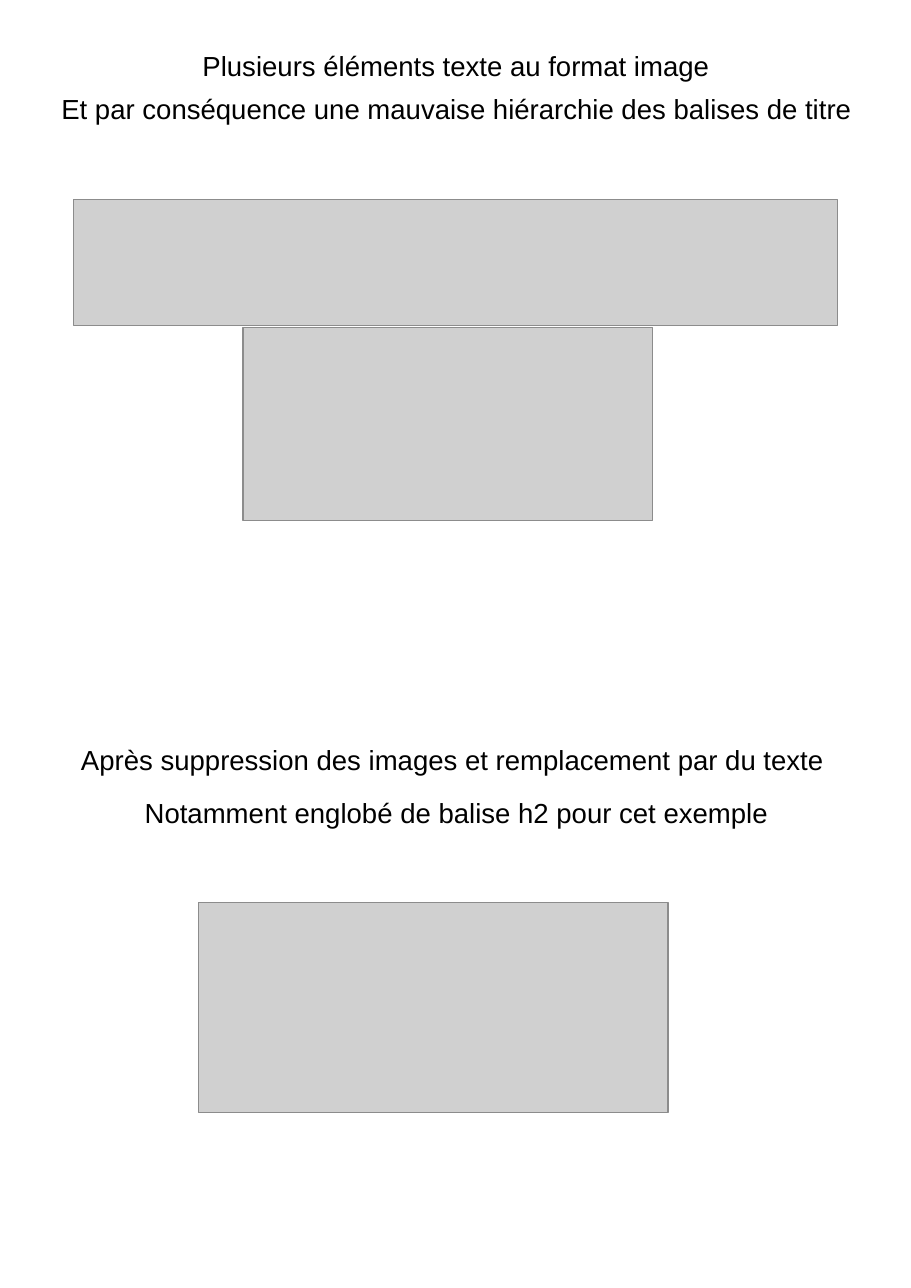
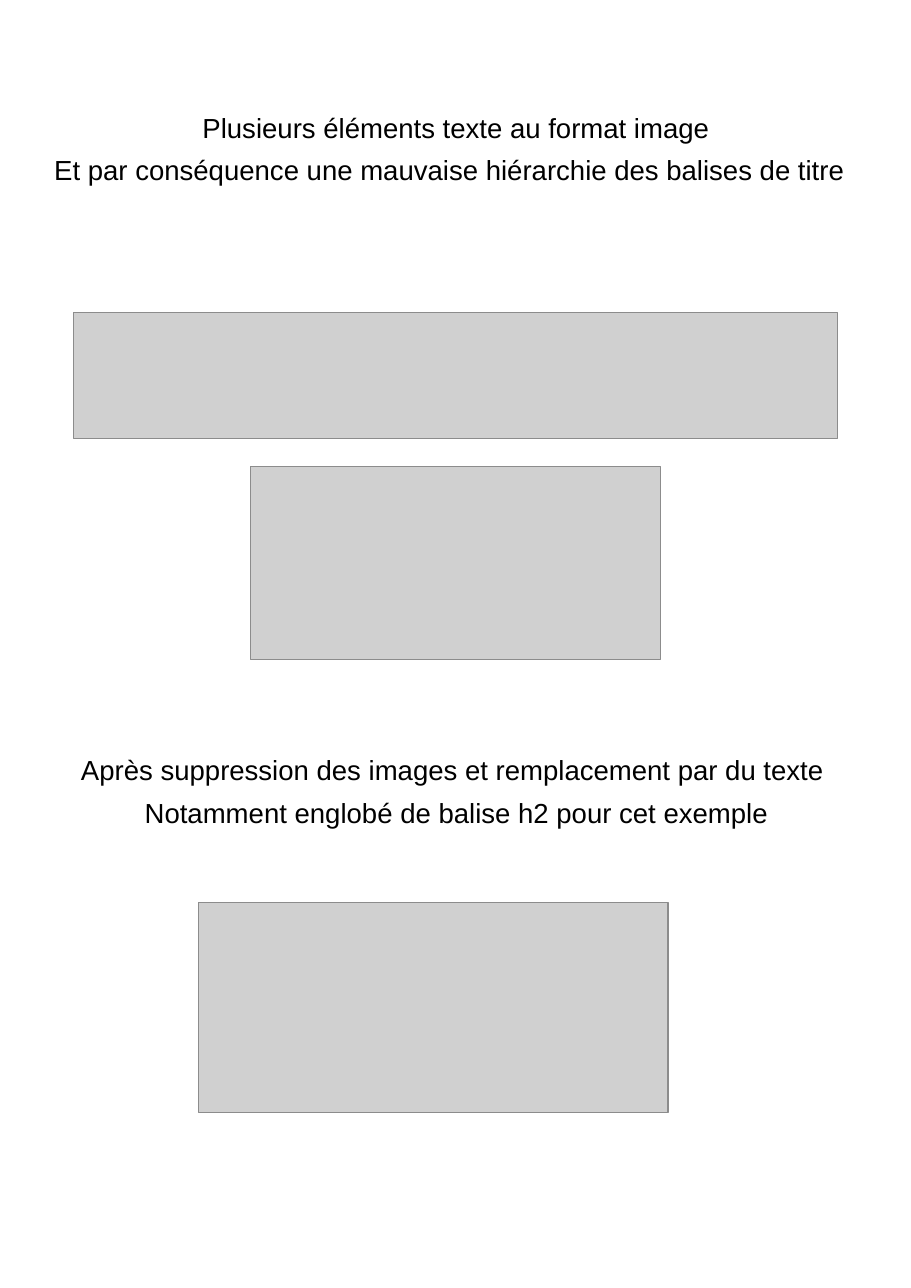
Before and after one commit to julabina/P4_OC_Analyse-SEO, a slide deck: slide 5 of rapport.odp. Drawn at 911x1288 pixels with LibreOffice and Linux fonts; fonts in the diff are those of the drawing; grey boxes stand for pictures. Boxes give left, top, right and bottom in pixels: in the first picture for what was removed or moved away, otherwise in the second. Text is boxed around its words. In the diff, an @@ line names an element or a change of style, - is before the commit and + after.

```diff
--- a/rapport.odp
+++ b/rapport.odp
@@ text "Plusieurs éléments texte au format ...": place and size @@
-text "Plusieurs éléments texte au format ..." at [202, 55, 709, 81]
+text "Plusieurs éléments texte au format ..." at [202, 117, 709, 144]
@@ text "Et par conséquence une mauvaise ...": place and size @@
-text "Et par conséquence une mauvaise ..." at [61, 98, 851, 125]
+text "Et par conséquence une mauvaise ..." at [54, 159, 844, 185]
@@ picture: place and size @@
-picture at [74, 199, 837, 325]
+picture at [74, 312, 837, 437]
@@ picture: place and size @@
-picture at [242, 327, 652, 520]
+picture at [250, 466, 660, 659]
@@ text "Après suppression des images et ...": place and size @@
-text "Après suppression des images et ..." at [81, 749, 823, 775]
+text "Après suppression des images et ..." at [81, 759, 823, 786]
```
Also in this commit, not shown: 7 other slides changed, 4 other files.
